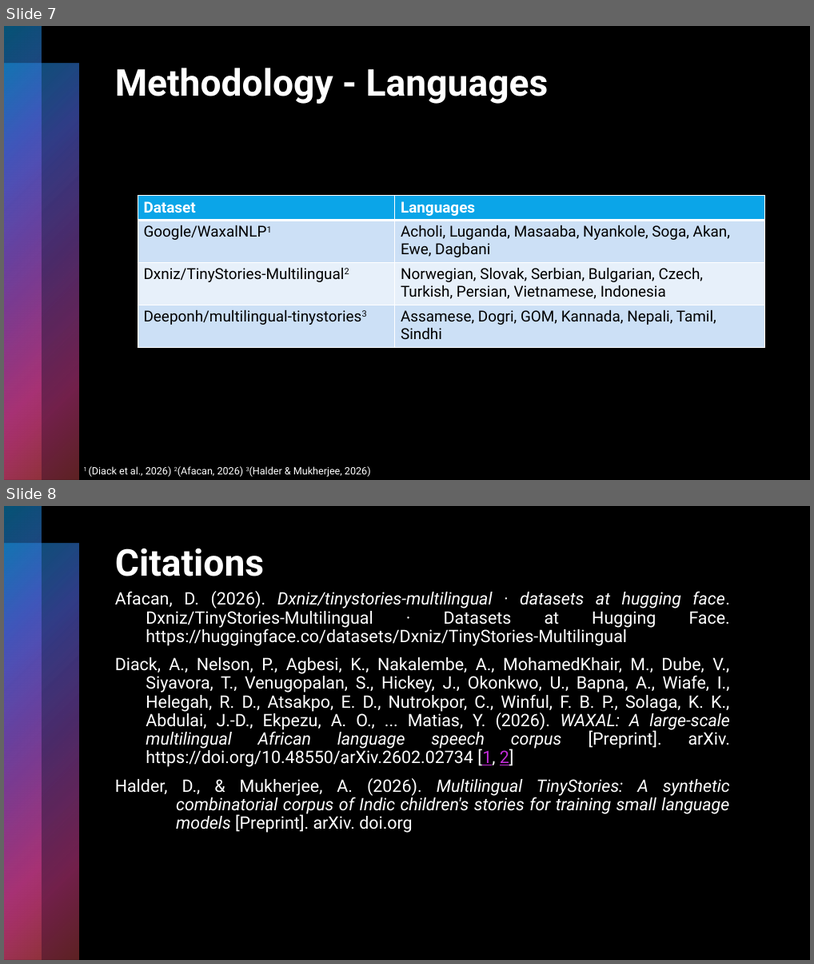
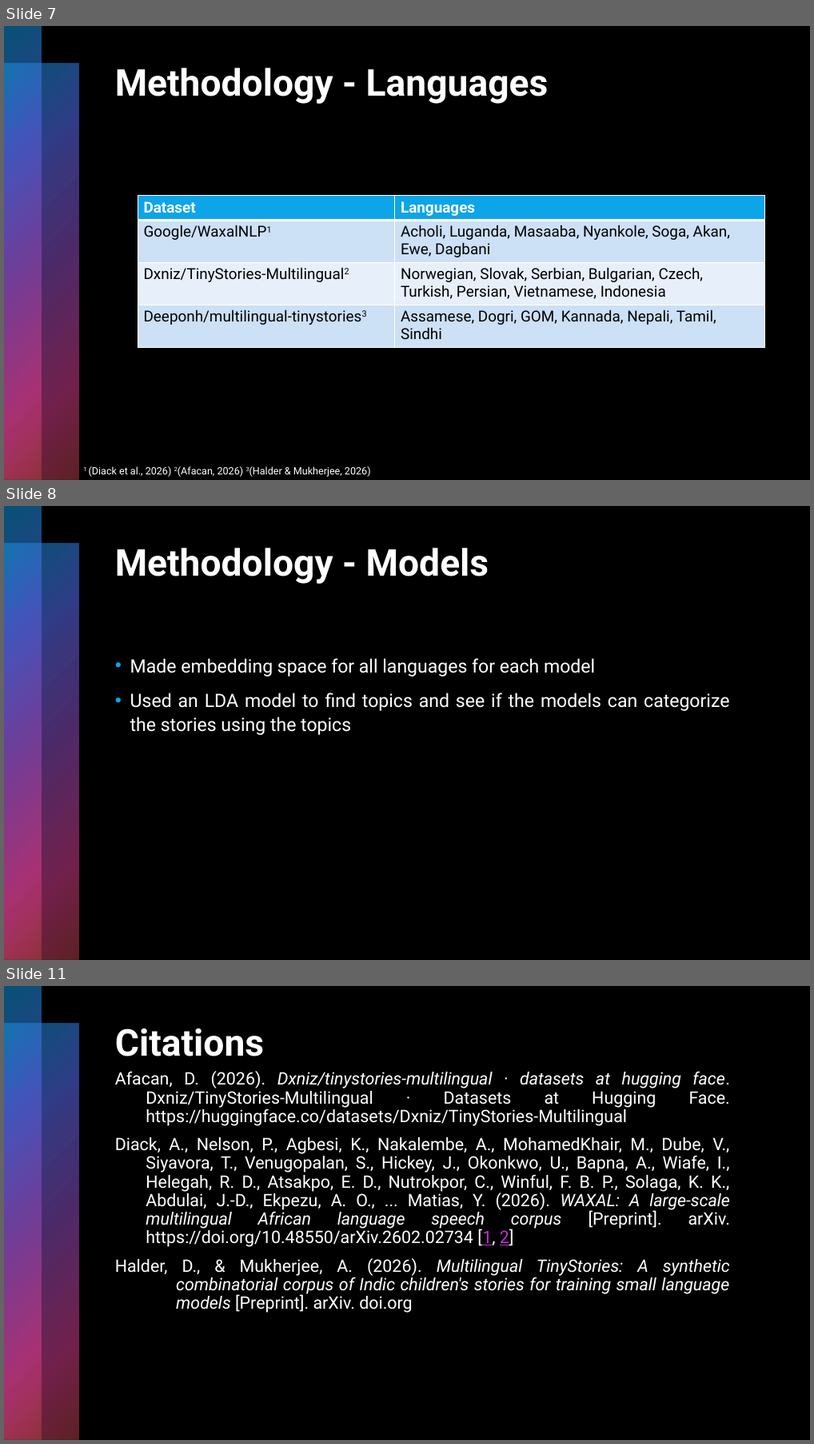
Before and after one commit to look-luc/Multilingual-Stories-Topic-Space, a slide deck: presentation.pptx. Shown one above the other, each under a label of ours: slides 7 and 8 before the commit, slides 7, 8 and 11 after it; the slides between them are not shown. The pictures are 814x964 and 814x1444 pixels, drawn with LibreOffice and Linux fonts; fonts in the diff are those of the drawing. Boxes give left, top, right and bottom in pixels: in the first picture for what was removed or moved away, otherwise in the second. Text is boxed around its words. In the diff, an @@ line names an element or a change of style, - is before the commit and + after.

```diff
--- a/presentation.pptx
+++ b/presentation.pptx
@@ slide 8 added at box(4, 506, 810, 960), background #000000; not listed: 2 template elements that a slide beside it also shows @@
@@ title added at box(115, 548, 490, 584), 44 pt, text #FFFFFF, bold @@
+Methodology - Models
@@ text added at box(130, 658, 730, 735), 22 pt, text #FFFFFF @@
+• Made embedding space for all languages for each model
+• Used an LDA model to find topics and see if the models can categorize the stories using the topics
@@ what was slide 8 is now slide 11 @@
```
Also in this commit, not shown: 2 other slides added.
